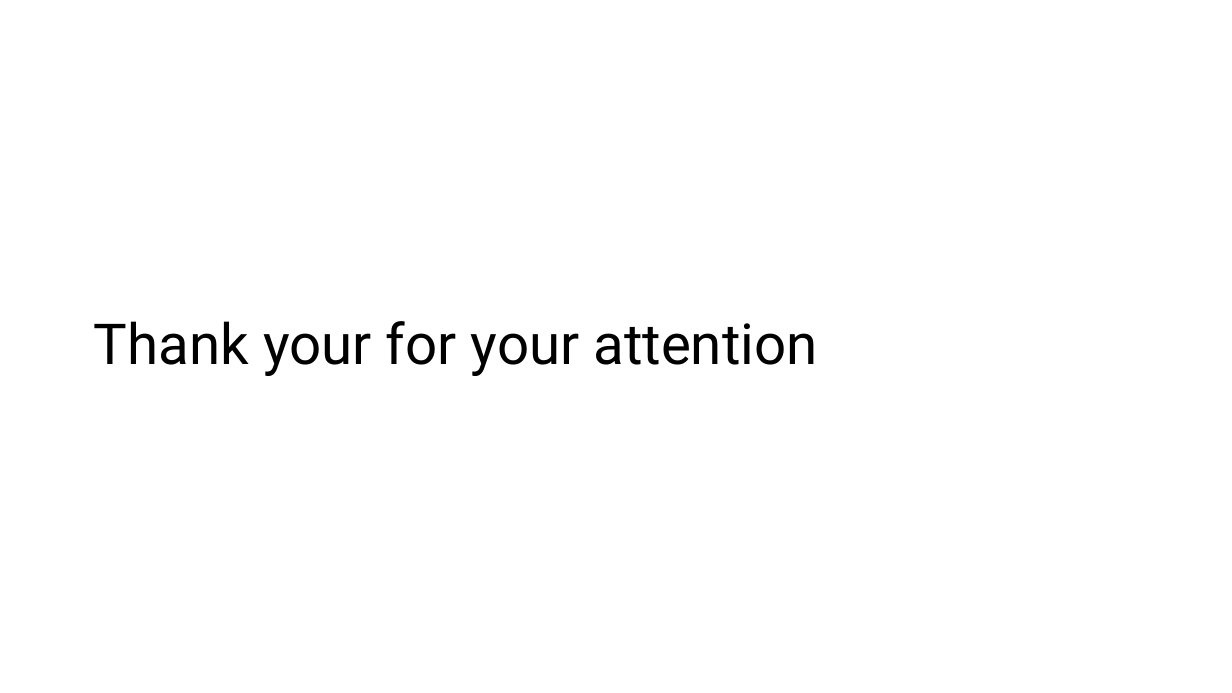
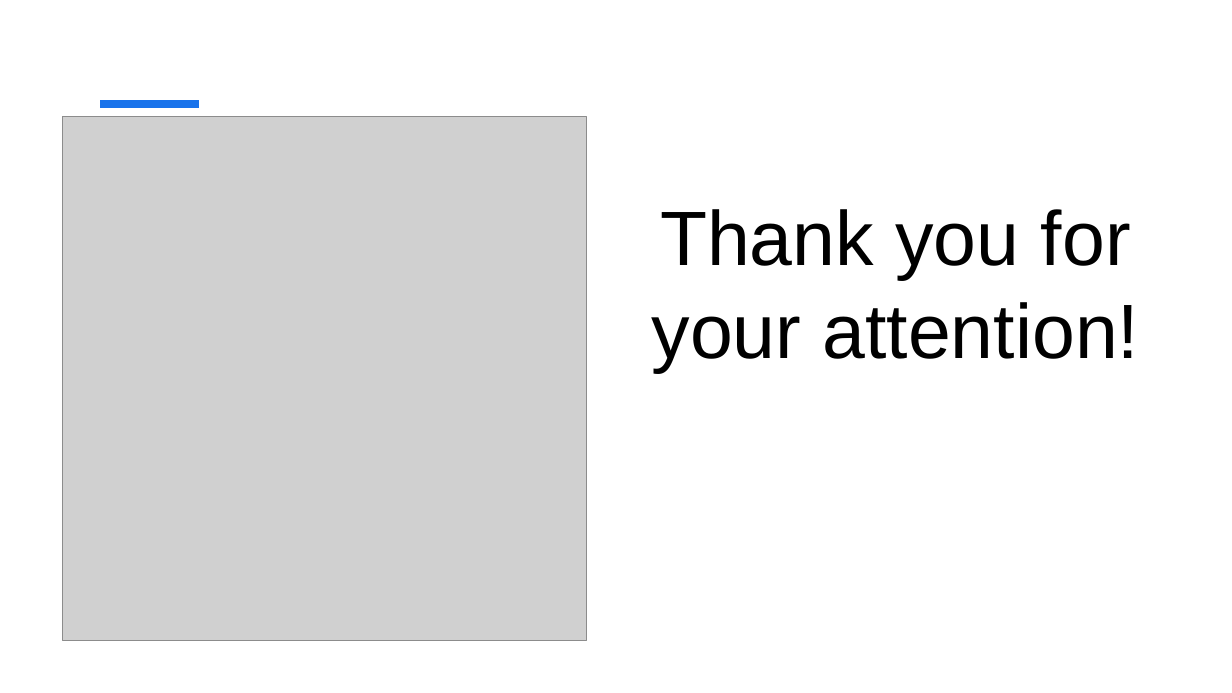
Before and after one commit to MiraZzle/NSWI130, a slide deck: slide 23 of milestone_1/sch2_milestone_1.pptx (slide 9 before the commit). Drawn at 1232x693 pixels with LibreOffice and Linux fonts; fonts in the diff are those of the drawing; grey boxes stand for pictures. Boxes give left, top, right and bottom in pixels: in the first picture for what was removed or moved away, otherwise in the second. Text is boxed around its words. In the diff, an @@ line names an element or a change of style, - is before the commit and + after.

```diff
--- a/milestone_1/sch2_milestone_1.pptx
+++ b/milestone_1/sch2_milestone_1.pptx
@@ title "Thank you for your attention!" at (652,209,1140,373): vertical alignment middle to bottom @@
@@ picture added at (63,117,587,640) @@
@@ line added from (100, 104) to (199, 104), #1973EB 6 pt @@
@@ title at (652,209,1140,373): text changed; size 44 to 60 pt; font Roboto to Arial @@
-Thank your for your attention
+Thank you for your attention!
```
Also in this commit, not shown: 2 other slides changed, 20 slides added, 6 slides removed.
